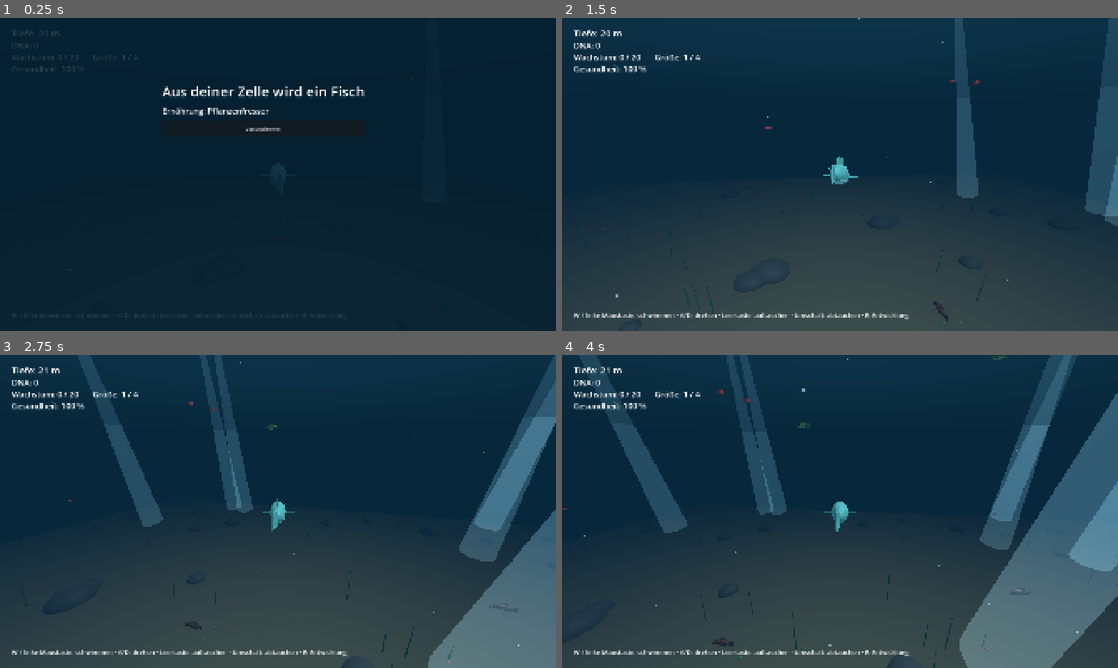
Above: before the commit, frames 1-4 (two rows, left to right).
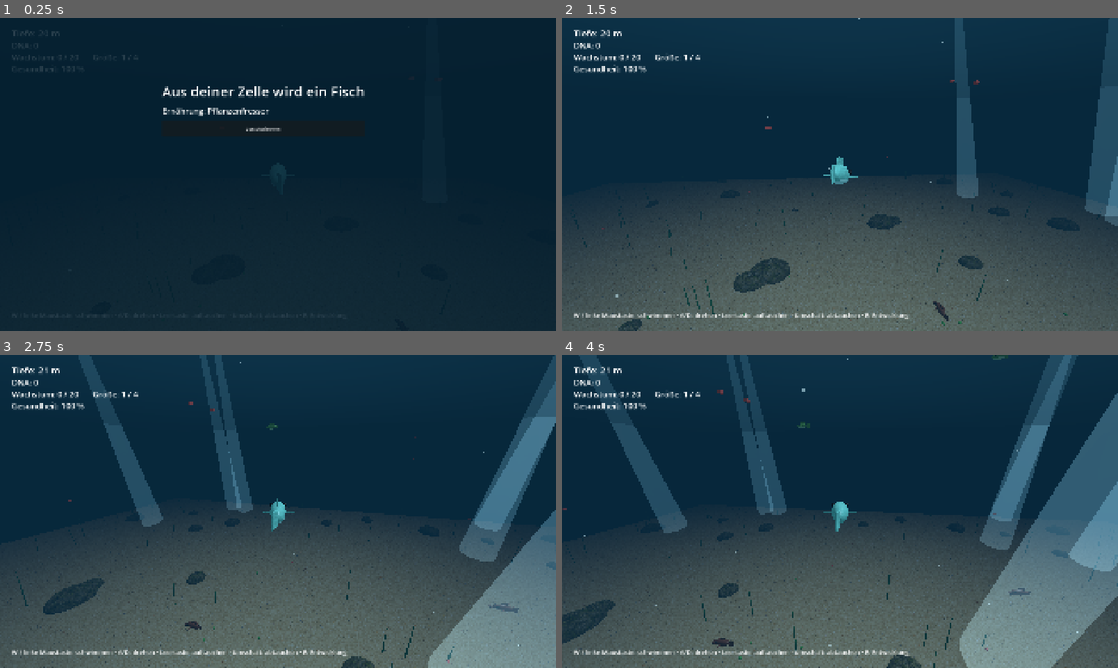
Above: after the commit, the same moments.

Repository: Mayo73/agenthub-backup
Game: Godot game, scene res://scenes/fish.tscn
Same seed, same stepped clock (60 frames per second), same inputs: the game is played once before the commit and once after it. This scene is started directly instead of the project's main scene.
Inputs (mouse positions are in pixels of both pictures, inside the frame that each line leads up to):
- Up to frame 1 (0.25 s): no input
- Up to frame 2 (1.5 s): click "Losschwimmen" at 0.5 s; tap Enter at 1.25 s; move the mouse to (962, 158) at 1.27 s; hold D (rechts) from 1.28 s (still down); hold Shift (abtauchen) from 1.28 s (still down); click (962, 158) at 1.42 s
- Up to frame 3 (2.75 s): release D (rechts) at 2 s; release Shift (abtauchen) at 2 s; drag from (166, 527) to (250, 574) at 2.02 s
- Up to frame 4 (4 s): move the mouse to (895, 442) at 2.77 s; hold D (rechts) 2.78-3.5 s; tap E (entwickeln) at 2.85 s; click "Weiterschwimmen" at 3.5 s

The runs differ from the first frame. In frame 2, 20% of the frame differs, in the area x 0-100%, y 60-100%; in frame 3, 23%, in the area x 0-100%, y 56-100%; in frame 4, 22%.

Commit message:
T-0309: Sandboden und Felsen mit Textur in der Fischszene
Erstellt vom lokalen Agent (Modell qwen3.5:35b-a3b, Versuch 1 von 5).

Diff:
--- a/scripts/fish_main.gd
+++ b/scripts/fish_main.gd
@@ -58,6 +58,7 @@
 	add_child(sun)
 
 	floor_mesh = make_plane("Floor", -FishWorld.DEPTH, FishWorld.FLOOR_COLOR)
+	(floor_mesh.mesh as PlaneMesh).material = FishTextures.floor_material()
 	world.add_child(floor_mesh)
 	surface_mesh = make_plane("Surface", 0.0, FishWorld.SURFACE_COLOR)
 	world.add_child(surface_mesh)
--- a/scripts/reef_view.gd
+++ b/scripts/reef_view.gd
@@ -9,7 +9,7 @@
 
 func _init() -> void:
 	var weed_mat := FishModel.material(Color(0.25, 0.55, 0.3))
-	var rock_mat := FishModel.material(Color(0.42, 0.4, 0.38))
+	var rock_mat := FishTextures.rock_material()
 	for item: Dictionary in layout.items:
 		var m := MeshInstance3D.new()
 		var h: float = item["height"]
--- a/tests/test_fish_main.gd
+++ b/tests/test_fish_main.gd
@@ -578,3 +578,9 @@
 	check(fish.hud.message_label.visible, "message_label.visible wahr nach toggle_pause")
 	check_eq(fish.hud.message_label.text, fish.stats.summary(), "message_text ist summary()")
 	fish.toggle_pause()
+
+
+## Test: Der Boden hat die Sandtextur, die Oberfläche keine.
+func test_sandboden() -> void:
+	check(((fish.floor_mesh.mesh as PlaneMesh).material as StandardMaterial3D).albedo_texture == FishTextures.SAND, "Boden hat SAND-Textur")
+	check((fish.surface_mesh.mesh as PlaneMesh).material.albedo_texture == null, "Oberfläche hat keine Textur")
--- /dev/null
+++ b/tests/test_reef_view.gd
@@ -0,0 +1,22 @@
+extends "res://tests/base_test.gd"
+
+var reef: ReefView
+
+
+func setup() -> void:
+	reef = ReefView.new()
+
+
+func teardown() -> void:
+	reef.free()
+
+
+func test_felsen_textur() -> void:
+	var has_rock_material := false
+	for child in reef.get_children():
+		if child is MeshInstance3D and (child as MeshInstance3D).mesh is SphereMesh:
+			var mat := (child as MeshInstance3D).material_override
+			if mat is StandardMaterial3D and (mat as StandardMaterial3D).albedo_texture == FishTextures.ROCK:
+				has_rock_material = true
+				break
+	check(has_rock_material, "Mindestens ein Felsen hat ROCK-Textur")
Not shown, added: tests/test_reef_view.gd.uid
